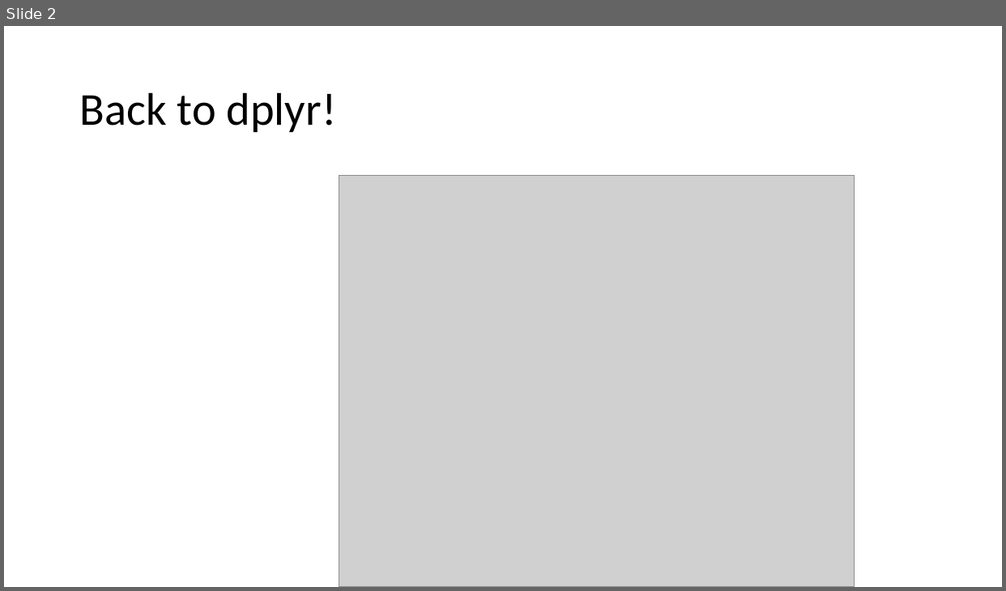
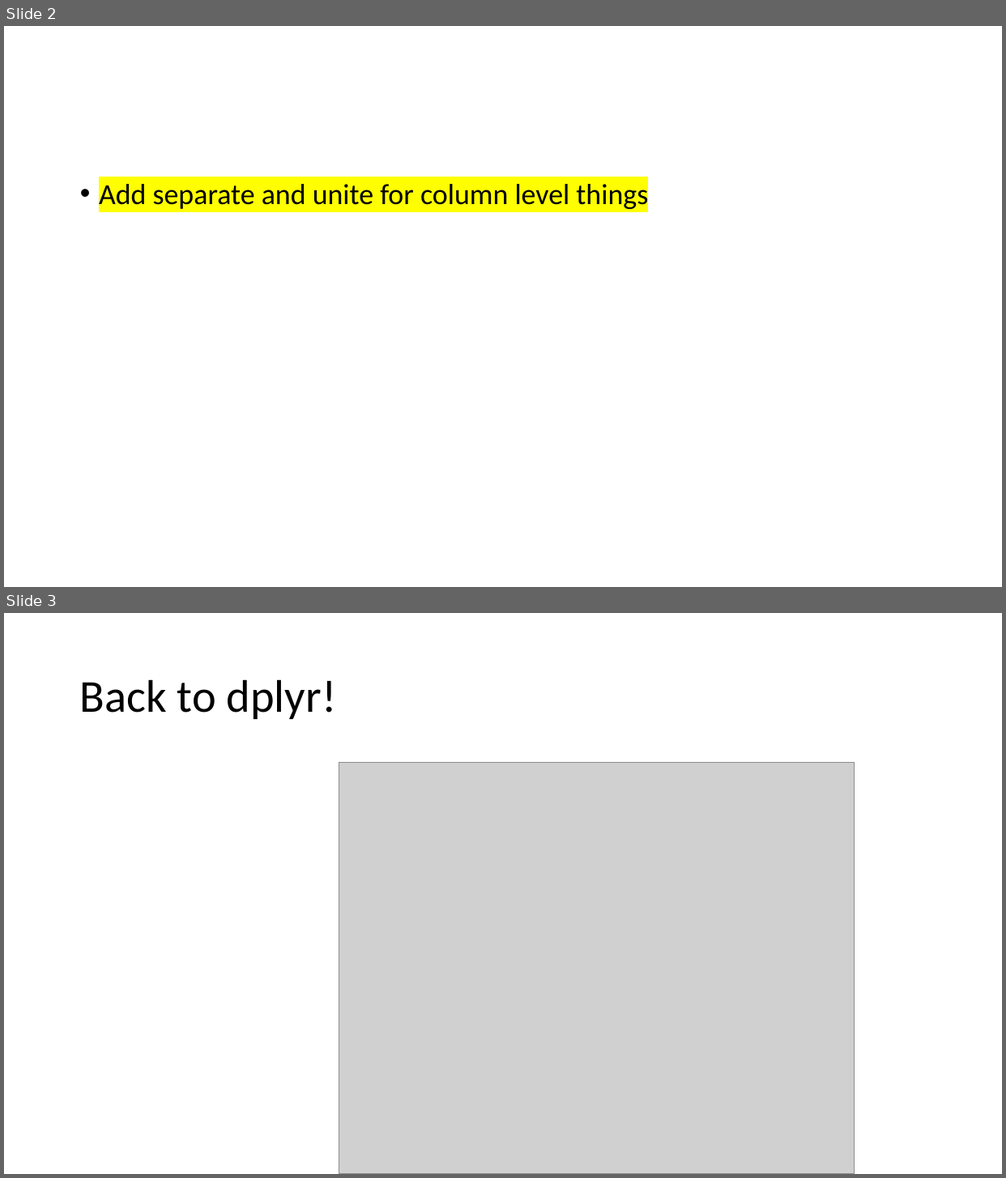
Before and after one commit to DataStrategist/R-instruction, a slide deck: 7. joins and binds/Lesson 7 - Joins.pptx. Shown one above the other, each under a label of ours: slide 2 before the commit, slides 2 and 3 after it. The pictures are 1006x591 and 1006x1178 pixels, drawn with LibreOffice and Linux fonts; fonts in the diff are those of the drawing; grey boxes stand for pictures. Boxes give left, top, right and bottom in pixels: in the first picture for what was removed or moved away, otherwise in the second. Text is boxed around its words. In the diff, an @@ line names an element or a change of style, - is before the commit and + after.

```diff
--- a/7. joins and binds/Lesson 7 - Joins.pptx
+++ b/7. joins and binds/Lesson 7 - Joins.pptx
@@ slide 2 added at [4,26,1002,587], background #FFFFFF @@
@@ text added at [99,184,648,209], 28 pt, text #000000 @@
+• Add separate and unite for column level things
@@ what was slide 2 is now slide 3 @@
```
Also in this commit, not shown: 6 other files.
